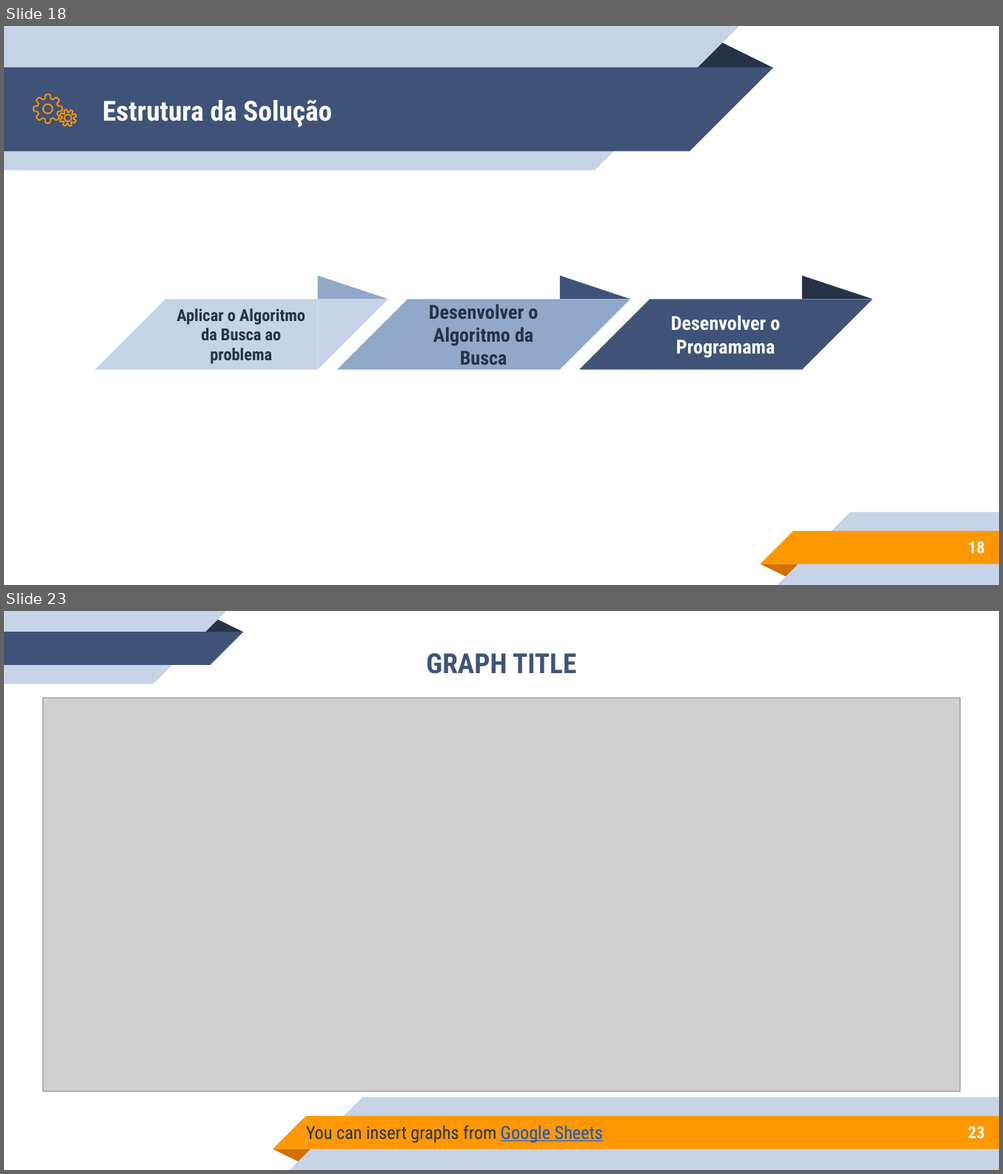
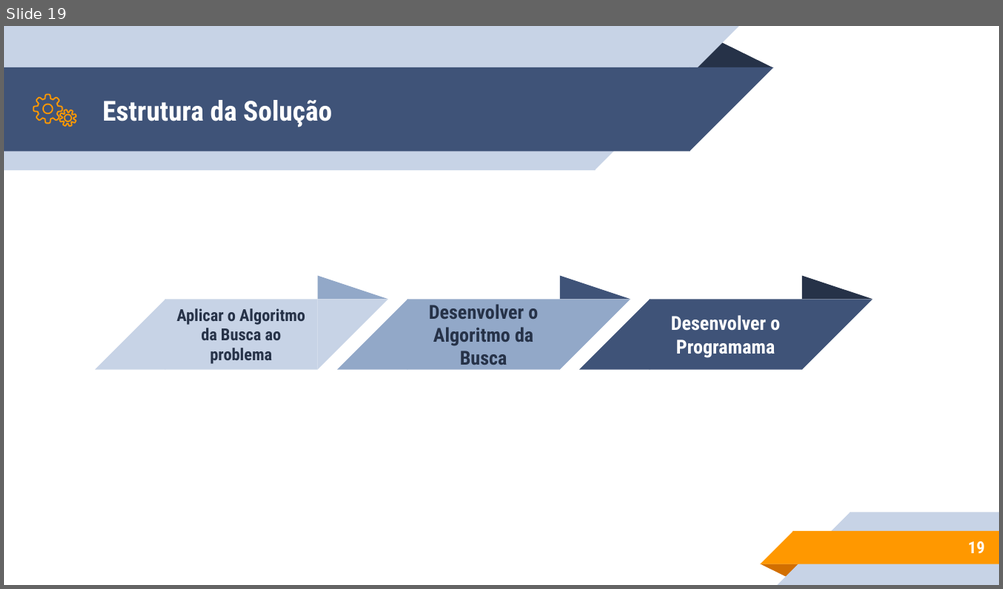
Before and after one commit to vanessals95/Projeto1_Inteligencia_Artificial, a slide deck: Apresentação_IA_Projeto1.pptx. Shown one above the other, each under a label of ours: slides 18 and 23 before the commit, slide 19 after it; the slides between them are not shown. The pictures are 1003x1174 and 1003x589 pixels, drawn with LibreOffice and Linux fonts; fonts in the diff are those of the drawing; grey boxes stand for pictures. Boxes give left, top, right and bottom in pixels: in the first picture for what was removed or moved away, otherwise in the second. Text is boxed around its words. In the diff, an @@ line names an element or a change of style, - is before the commit and + after.

```diff
--- a/Apresentação_IA_Projeto1.pptx
+++ b/Apresentação_IA_Projeto1.pptx
@@ slide 23 removed at [4,611,999,1170], background #FFFFFF @@
@@ group removed at [4,611,244,684]: 2 rectangles, 2 right triangles, 1 triangle @@
@@ title removed at [426,653,576,674] @@
-GRAPH TITLE
@@ picture removed at [42,698,960,1092] @@
@@ group removed at [273,1097,999,1170]: 2 rectangles, 2 right triangles, 1 triangle @@
@@ text removed at [306,1125,603,1143] @@
-You can insert graphs from Google Sheets
@@ page number removed at [967,1127,984,1139] @@
-23
@@ what was slide 18 is now slide 19 @@
@@ page number at [967,542,984,554]: text changed @@
-18
+19
```
Also in this commit, not shown: 5 slides changed, 7 slides added, 10 other slides removed, 14 other files.
